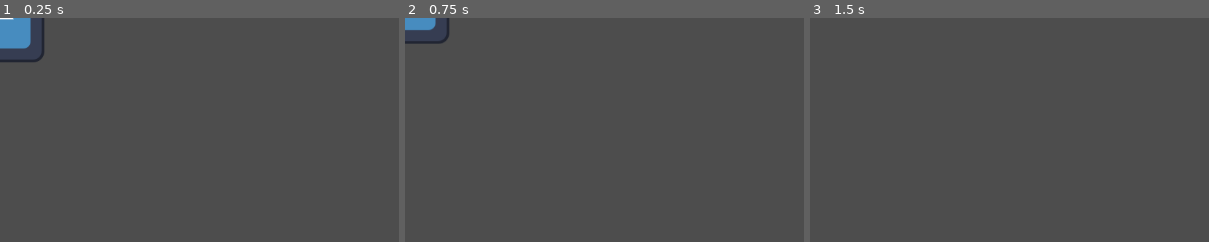
Above: before the commit, frames 1-3 (left to right).
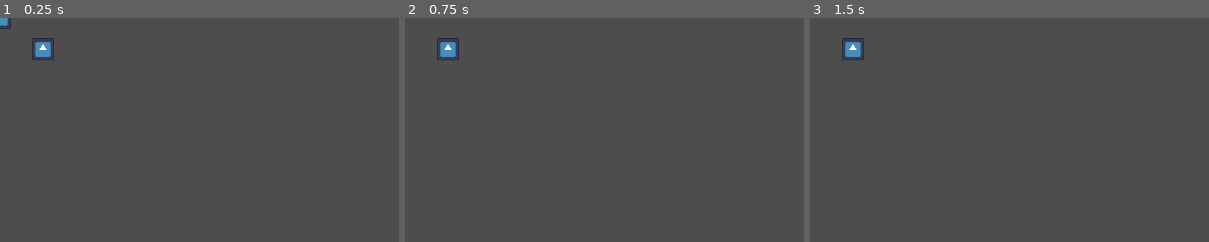
Above: after the commit, the same moments.

Repository: NerosTheatre/HolyChapel
Game: Godot game, scene res://testplace.tscn
Two runs of this game, one before a commit and one after it. Both use one fixed random seed, a clock stepped at 60 frames per second and the inputs below. The engine's default icon, where the game draws it, is replaced by a stand-in: a white triangle on a blue panel in a dark square.
Inputs:
- Up to frame 1 (0.25 s): no input
- Up to frame 2 (0.75 s): tap Enter at 0.5 s; hold W (UP) from 0.53 s (still down); tap S (DWN) at 0.6 s
- Up to frame 3 (1.5 s): tap Space at 1.25 s; release W (UP) at 1.28 s; tap A (LFT) at 1.35 s
The pictures show only the part of the screen within x 0-50%, y 0-50%; the shares and areas given below are measured in that part.

The runs differ from the first frame. In frame 1, 1.5% of the frame differs, in the area x 0-14%, y 0-20%; in frame 2, 0.9%; in frame 3, 0.4%.

Commit message:
Ajustes nas configurações dos projetos e por menores de colisão e importação.

Diff:
--- /dev/null
+++ b/player.tscn
@@ -0,0 +1,17 @@
+[gd_scene format=3 uid="uid://d2yyi7iy8i2g1"]
+
+[ext_resource type="Script" uid="uid://dalehxmwhh5yr" path="res://plr_obj.gd" id="1_onrkg"]
+[ext_resource type="Texture2D" uid="uid://yba8pjnblwoi" path="res://icon.svg" id="2_i3pqv"]
+
+[sub_resource type="RectangleShape2D" id="RectangleShape2D_7uaqn"]
+size = Vector2(32, 32)
+
+[node name="plr_obj" type="CharacterBody2D" unique_id=192144491]
+script = ExtResource("1_onrkg")
+
+[node name="plr_spr" type="Sprite2D" parent="." unique_id=1651575762]
+scale = Vector2(0.25, 0.25)
+texture = ExtResource("2_i3pqv")
+
+[node name="plr_col" type="CollisionShape2D" parent="." unique_id=709333979]
+shape = SubResource("RectangleShape2D_7uaqn")
--- a/project.godot
+++ b/project.godot
@@ -52,4 +52,6 @@
 
 [rendering]
 
+textures/canvas_textures/default_texture_filter=0
 rendering_device/driver.windows="d3d12"
+2d/snap/snap_2d_transforms_to_pixel=true
--- a/testplace.tscn
+++ b/testplace.tscn
@@ -1,17 +1,21 @@
 [gd_scene format=3 uid="uid://b85esdddaslod"]
 
-[ext_resource type="Script" uid="uid://dalehxmwhh5yr" path="res://plr_obj.gd" id="1_pe3hr"]
+[ext_resource type="PackedScene" uid="uid://d2yyi7iy8i2g1" path="res://player.tscn" id="1_ceir1"]
 [ext_resource type="Texture2D" uid="uid://yba8pjnblwoi" path="res://icon.svg" id="2_ygqrc"]
 
-[sub_resource type="RectangleShape2D" id="RectangleShape2D_7uaqn"]
+[sub_resource type="RectangleShape2D" id="RectangleShape2D_ceir1"]
+size = Vector2(32, 32)
 
 [node name="testplace" type="Node2D" unique_id=204932683]
 
-[node name="plr_obj" type="CharacterBody2D" parent="." unique_id=260633170]
-script = ExtResource("1_pe3hr")
+[node name="plr_obj" parent="." unique_id=192144491 instance=ExtResource("1_ceir1")]
 
-[node name="plr_col2" type="Sprite2D" parent="plr_obj" unique_id=774526461]
+[node name="blk_obj" type="StaticBody2D" parent="." unique_id=2002383421]
+position = Vector2(62, 45)
+
+[node name="blk_spr" type="Sprite2D" parent="blk_obj" unique_id=1949049415]
+scale = Vector2(0.255, 0.255)
 texture = ExtResource("2_ygqrc")
 
-[node name="plr_col" type="CollisionShape2D" parent="plr_obj" unique_id=675040030]
-shape = SubResource("RectangleShape2D_7uaqn")
+[node name="blk_col" type="CollisionShape2D" parent="blk_obj" unique_id=1501084424]
+shape = SubResource("RectangleShape2D_ceir1")
Not shown, added: Push.txt
Not shown, changed: .gitignore
